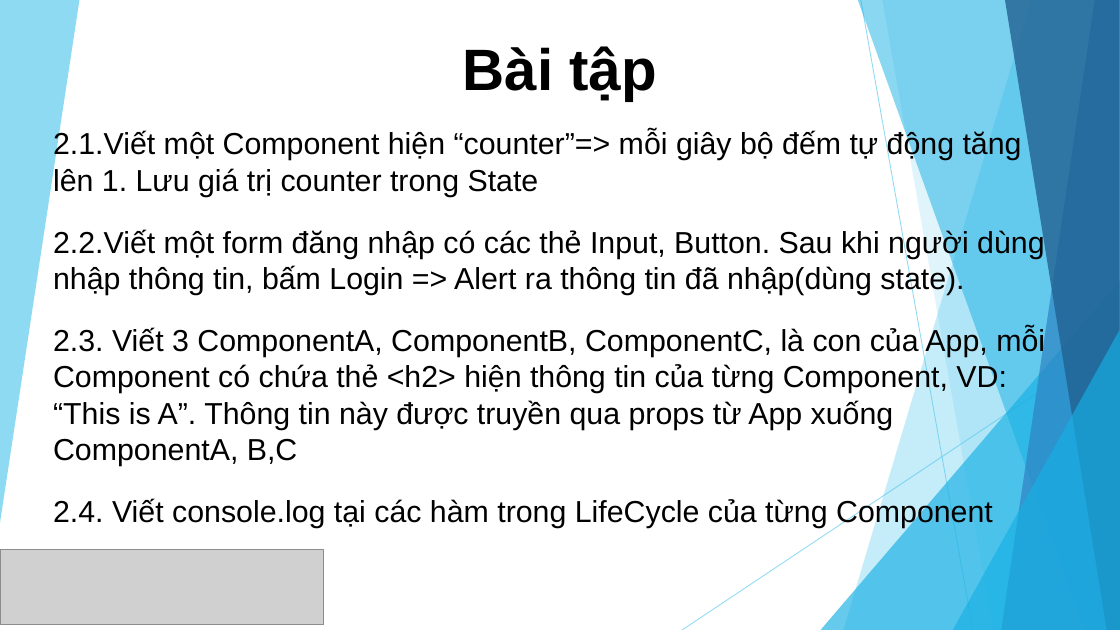
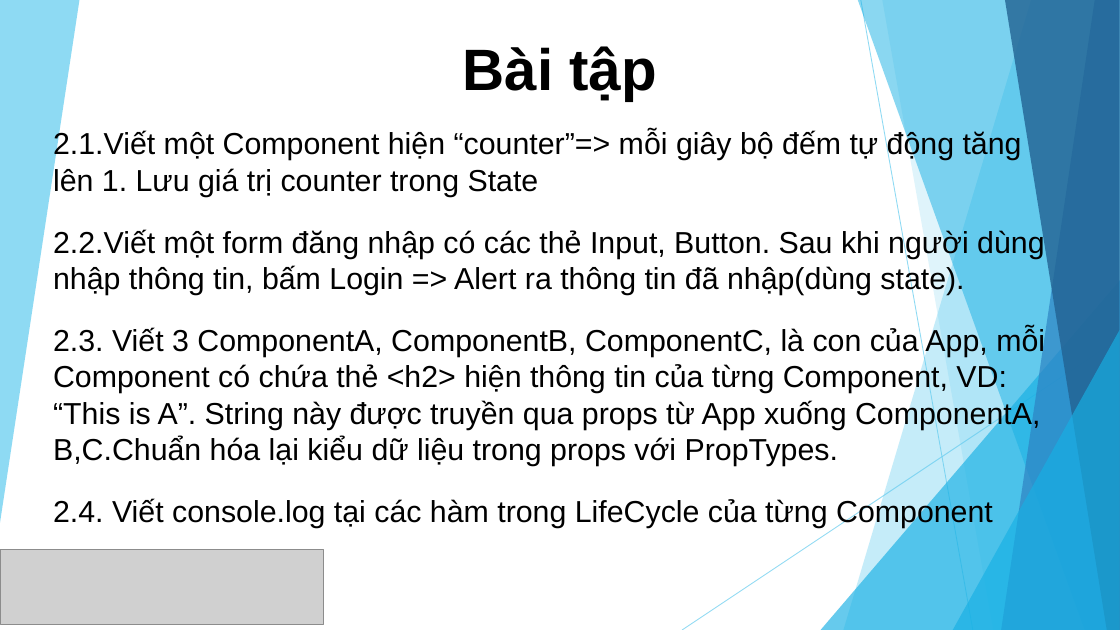
Before and after one commit to sunlight3d/CecomtechReactJST03-2019, a slide deck: slide 7 of Phần 2-Component.pptx. Drawn at 1120x630 pixels with LibreOffice and Linux fonts; fonts in the diff are those of the drawing; grey boxes stand for pictures. Boxes give left, top, right and bottom in pixels: in the first picture for what was removed or moved away, otherwise in the second. Text is boxed around its words. In the diff, an @@ line names an element or a change of style, - is before the commit and + after.

```diff
--- a/Phần 2-Component.pptx
+++ b/Phần 2-Component.pptx
@@ subtitle at [53,327,1045,466]: text changed @@
-2.3. Viết 3 ComponentA, ComponentB, ComponentC, là con của App, mỗi Component có chứa thẻ <h2> hiện thông tin của từng Component, VD: “This is A”. Thông tin này được truyền qua props từ App xuống ComponentA, B,C
+2.3. Viết 3 ComponentA, ComponentB, ComponentC, là con của App, mỗi Component có chứa thẻ <h2> hiện thông tin của từng Component, VD: “This is A”. String này được truyền qua props từ App xuống ComponentA, B,C.Chuẩn hóa lại kiểu dữ liệu trong props với PropTypes.
```
Also in this commit, not shown: 1 other slide changed, 19 other files.
